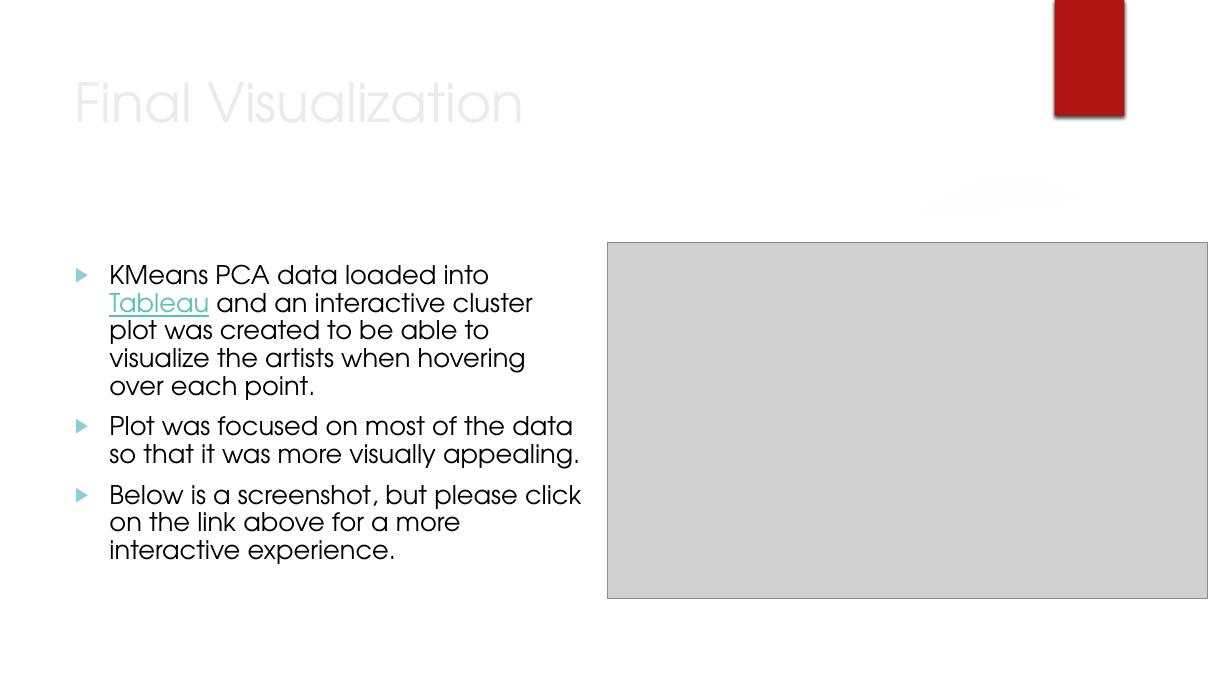
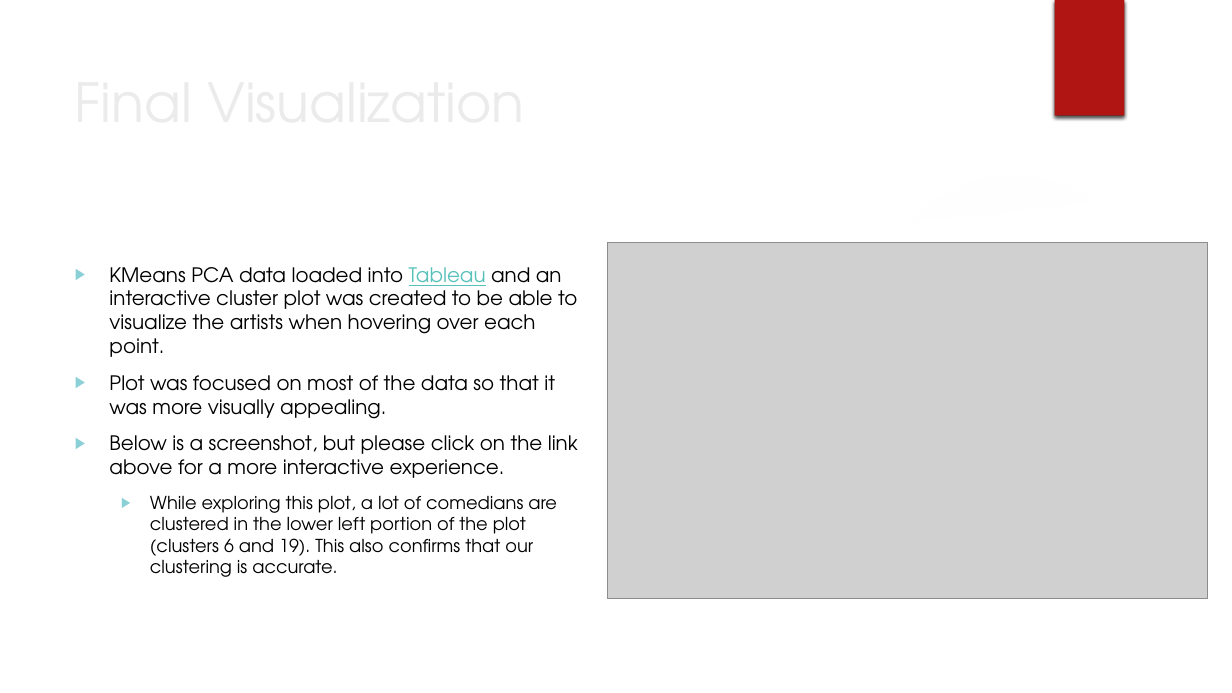
Before and after one commit to rfisher816/Projects, a slide deck: slide 16 of Capstone 2/Capstone 2 Presentation.pptx (slide 15 before the commit). Drawn at 1232x693 pixels with LibreOffice and Linux fonts; fonts in the diff are those of the drawing; grey boxes stand for pictures; background and template pictures are left out. Boxes give left, top, right and bottom in pixels: in the first picture for what was removed or moved away, otherwise in the second. Text is boxed around its words. In the diff, an @@ line names an element or a change of style, - is before the commit and + after.

```diff
--- a/Capstone 2/Capstone 2 Presentation.pptx
+++ b/Capstone 2/Capstone 2 Presentation.pptx
@@ text at (109,267,578,478): size 20 to 15.5 pt in "KMeans PCA data loaded into Tableau and ...", "Plot was focused on most of the ...", "Below is a screenshot, but please click ..."; line spacing 0.9 to 1 @@
@@ text at (150,495,557,577): paragraph added @@
+  ▶ While exploring this plot, a lot of comedians are clustered in the lower left portion of the plot (clusters 6 and 19). This also confirms that our clustering is accurate.
```
Also in this commit, not shown: 1 slide added, 1 other file.
